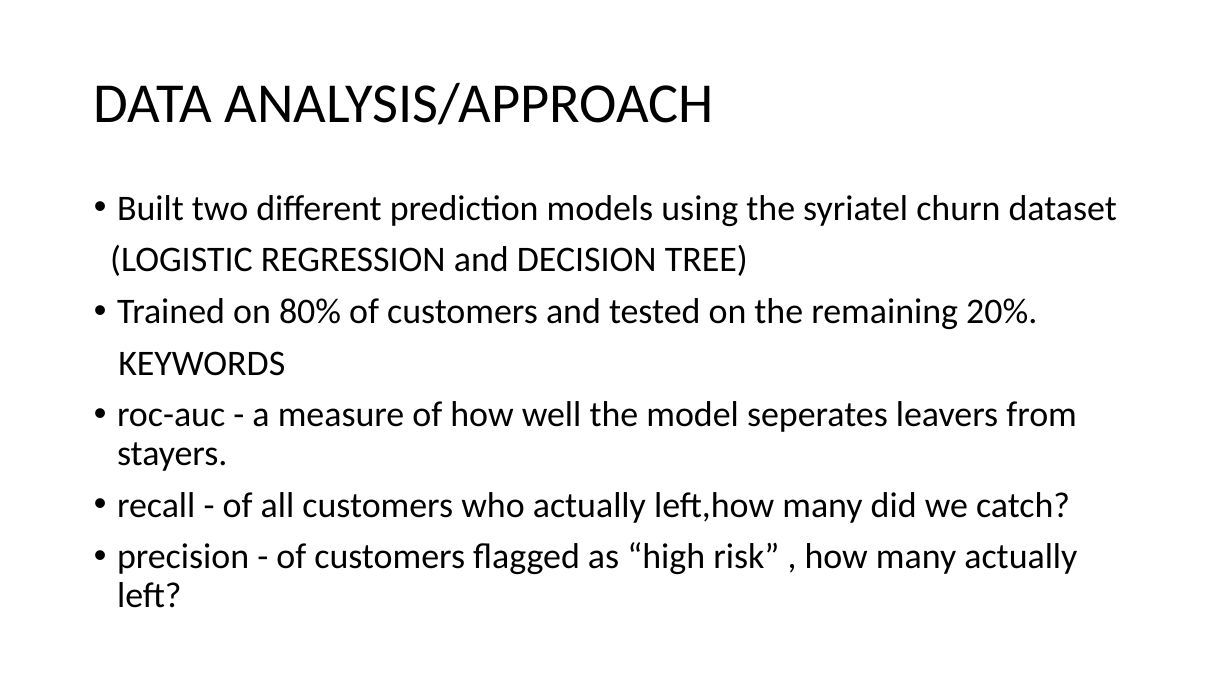
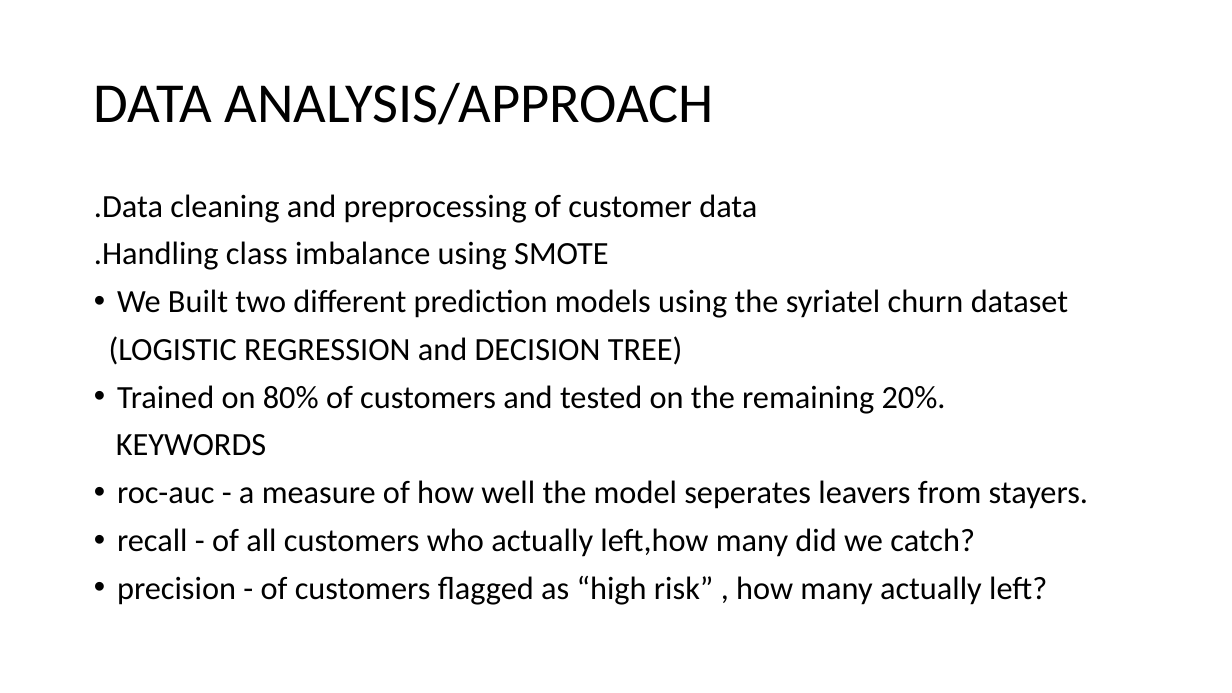
Before and after one commit to K-OK27/phase_3-project, a slide deck: slide 4 of churn PPTX Presentation.pptx (slide 3 before the commit). Drawn at 1232x693 pixels with LibreOffice and Linux fonts; fonts in the diff are those of the drawing. Boxes give left, top, right and bottom in pixels: in the first picture for what was removed or moved away, otherwise in the second. Text is boxed around its words. In the diff, an @@ line names an element or a change of style, - is before the commit and + after.

Commit message:
Add files via upload
2nd ppt commit

```diff
--- a/churn PPTX Presentation.pptx
+++ b/churn PPTX Presentation.pptx
@@ text at (x1=94, y1=194, x2=1068, y2=318): text changed; size 28 to 25.2 pt @@
-• Built two different prediction models using the syriatel churn dataset
+.Data cleaning and preprocessing of customer data
+.Handling class imbalance using SMOTE
+• We Built two different prediction models using the syriatel churn dataset
@@ text at (x1=109, y1=336, x2=1088, y2=605): size 28 to 25.2 pt in "(LOGISTIC REGRESSION and DECISION TREE)", "Trained on 80% of customers and tested ...", "KEYWORDS", "roc-auc - a measure of how well ..." and 2 more places @@
```
Also in this commit, not shown: 2 other slides changed, 4 slides added, 2 slides removed.
